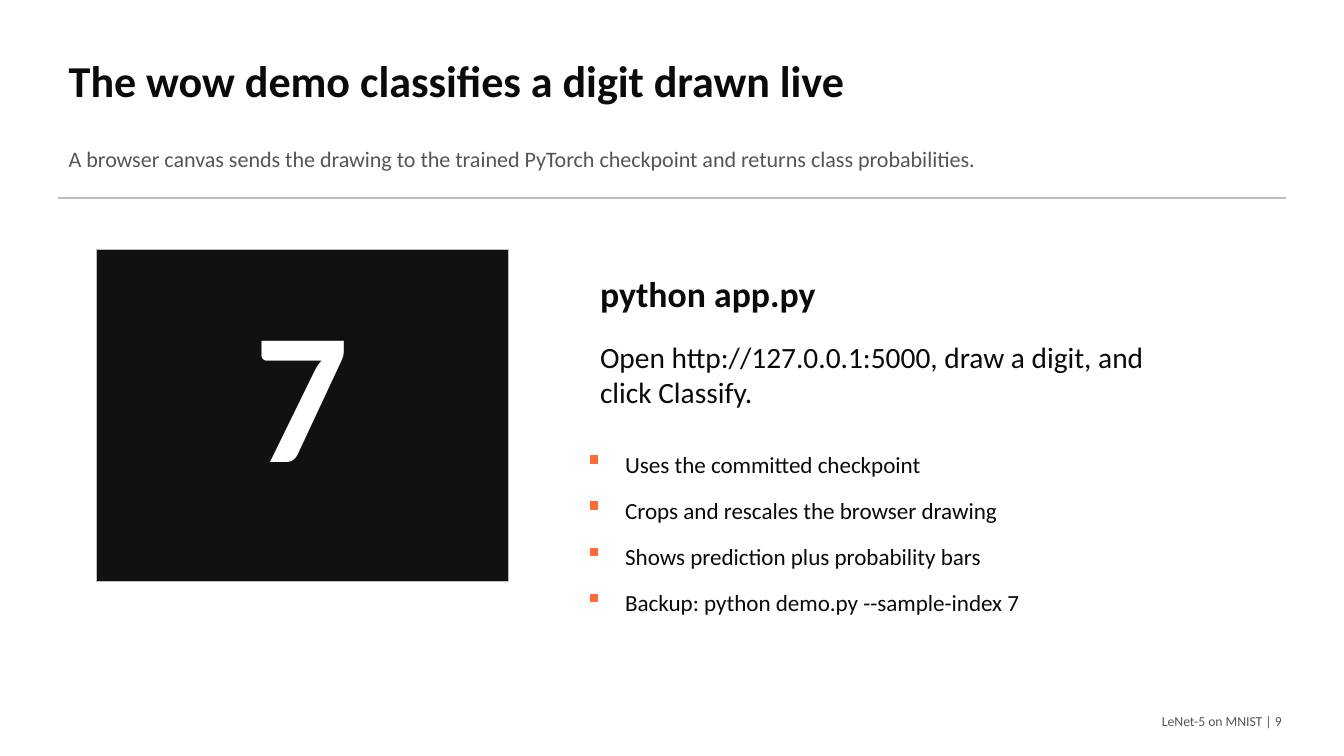
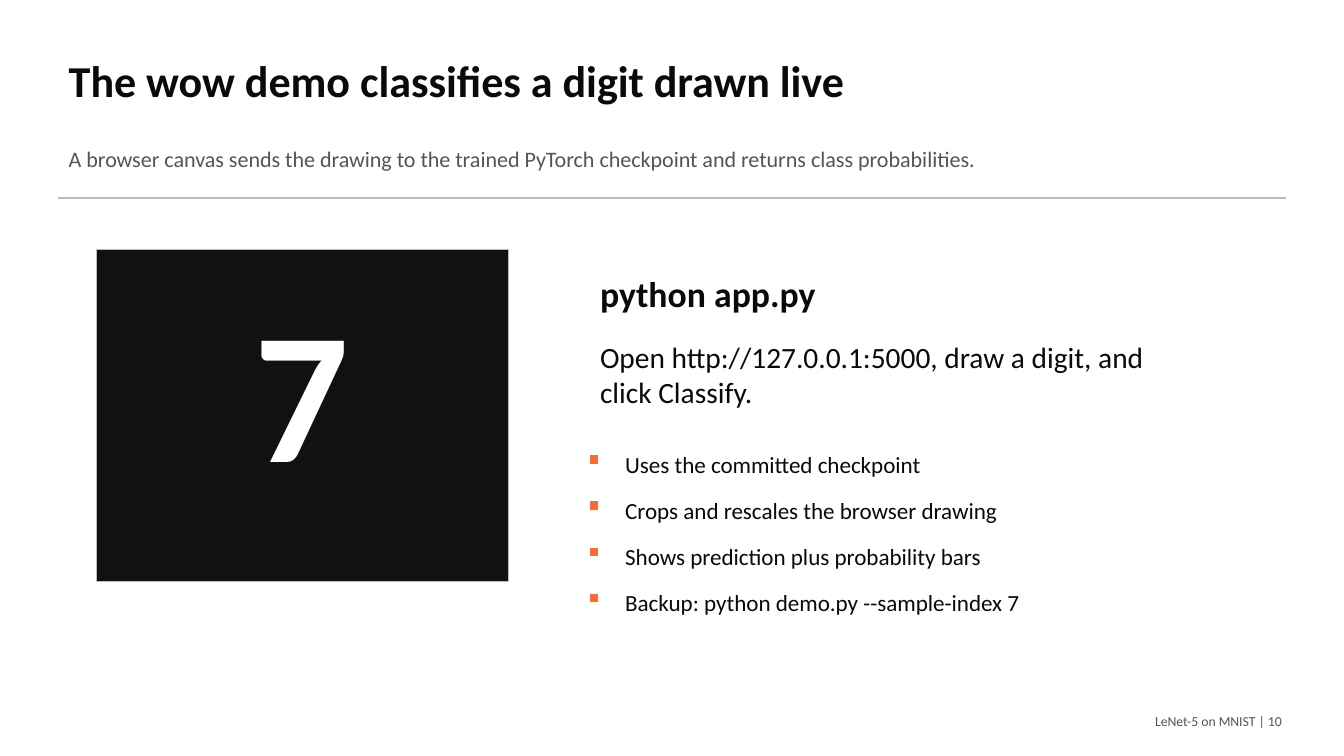
Before and after one commit to macbehnke/NN_funds_project, a slide deck: slide 10 of slides/LeNet5_MNIST_Final_Presentation.pptx (slide 9 before the commit). Drawn at 1344x756 pixels with LibreOffice and Linux fonts; fonts in the diff are those of the drawing. Boxes give left, top, right and bottom in pixels: in the first picture for what was removed or moved away, otherwise in the second. Text is boxed around its words. In the diff, an @@ line names an element or a change of style, - is before the commit and + after.

```diff
--- a/slides/LeNet5_MNIST_Final_Presentation.pptx
+++ b/slides/LeNet5_MNIST_Final_Presentation.pptx
@@ text at bbox=[1155, 717, 1282, 726]: text changed @@
-LeNet-5 on MNIST | 9
+LeNet-5 on MNIST | 10
```
Also in this commit, not shown: 4 other slides changed, 1 slide added, 1 other file.
